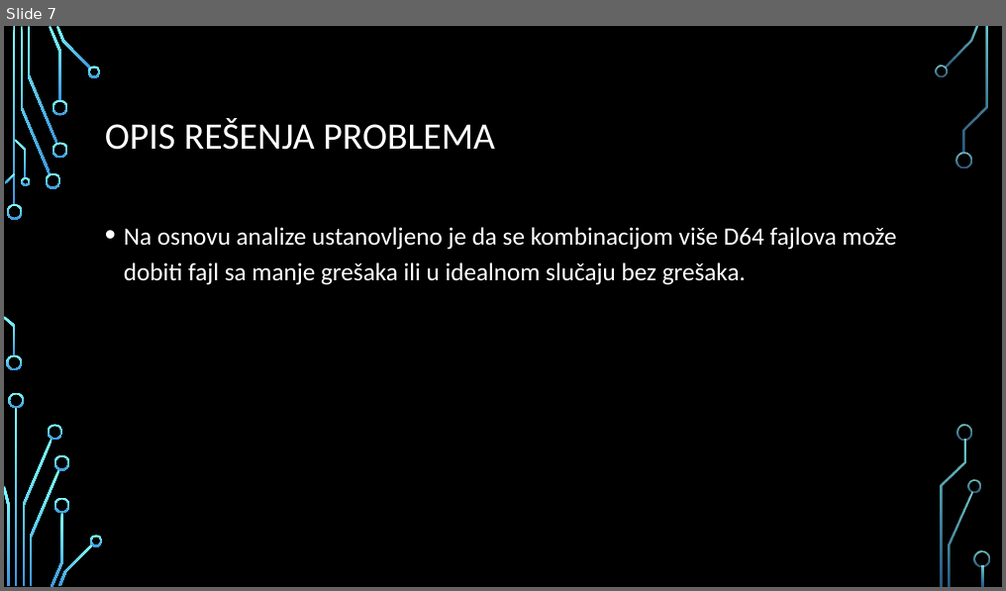
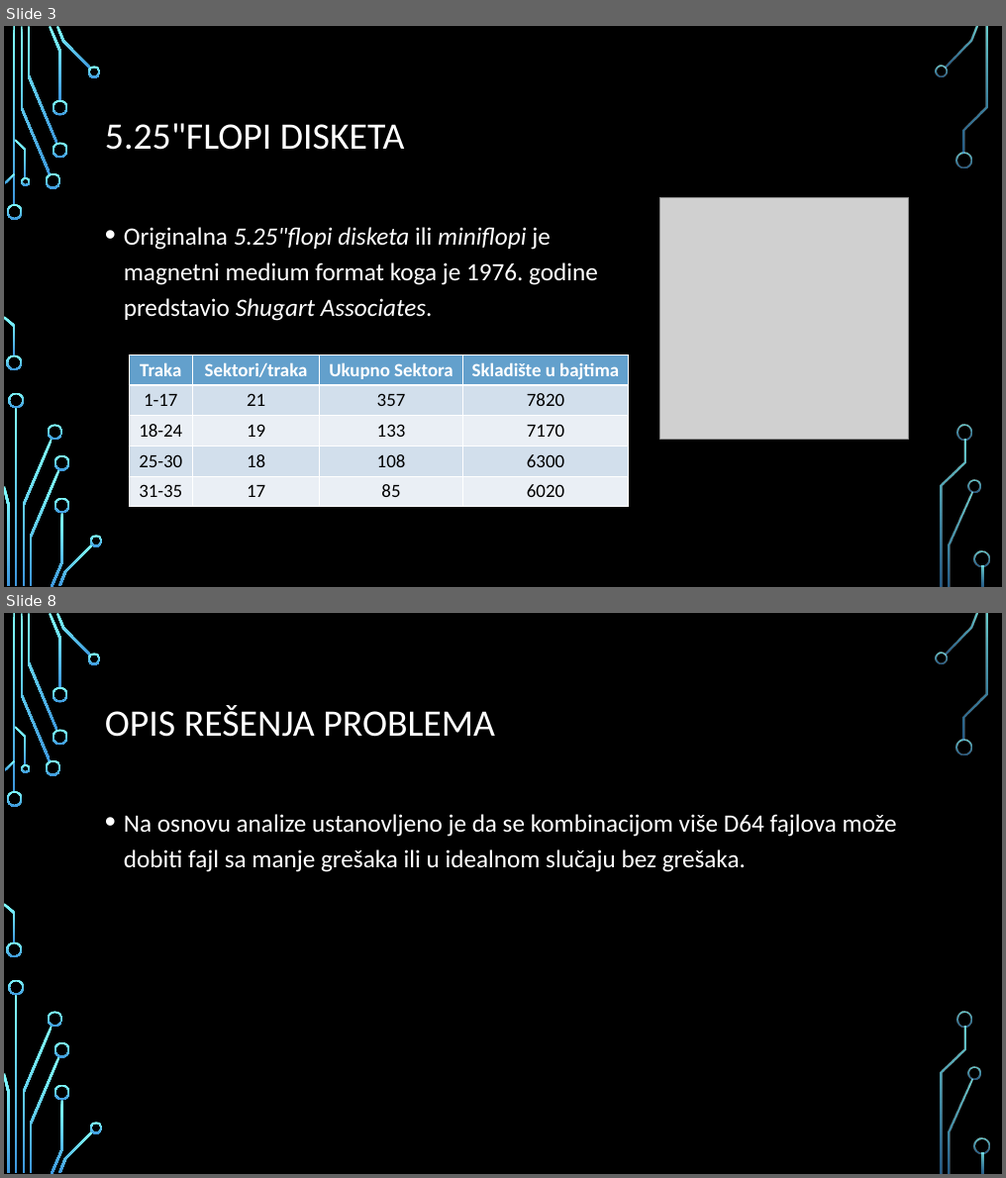
Before and after one commit to DejanPredojevic/Diplomski-rad, a slide deck: Prezentacija.pptx. Shown one above the other, each under a label of ours: slide 7 before the commit, slides 3 and 8 after it; the slides between them are not shown. The pictures are 1006x591 and 1006x1178 pixels, drawn with LibreOffice and Linux fonts; fonts in the diff are those of the drawing; grey boxes stand for pictures; background and template pictures are left out. Boxes give left, top, right and bottom in pixels: in the first picture for what was removed or moved away, otherwise in the second. Text is boxed around its words. In the diff, an @@ line names an element or a change of style, - is before the commit and + after.

```diff
--- a/Prezentacija.pptx
+++ b/Prezentacija.pptx
@@ slide 3 added at (4, 26, 1002, 587), background picture (left out); not listed: 36 template elements that a slide beside it also shows @@
@@ title added at (105, 123, 404, 150), 36 pt, text #FFFFFF @@
+5.25"FLOPI DISKETA
@@ picture added at (659, 197, 908, 439) @@
@@ text added at (124, 227, 598, 321), 24 pt, text #FFFFFF @@
+• Originalna 5.25"flopi disketa ili miniflopi je
+  magnetni medium format koga je 1976. godine
+  predstavio Shugart Associates.
@@ table added at (129, 356, 629, 505), 5 rows, 4 columns @@
+Traka | Sektori/traka | Ukupno Sektora | Skladište u bajtima
+1-17 | 21 | 357 | 7820
+18-24 | 19 | 133 | 7170
+25-30 | 18 | 108 | 6300
+31-35 | 17 | 85 | 6020
@@ what was slide 7 is now slide 8 @@
```
Also in this commit, not shown: 5 slides changed, 1 other slide added, 1 slide removed, 3 other files.
